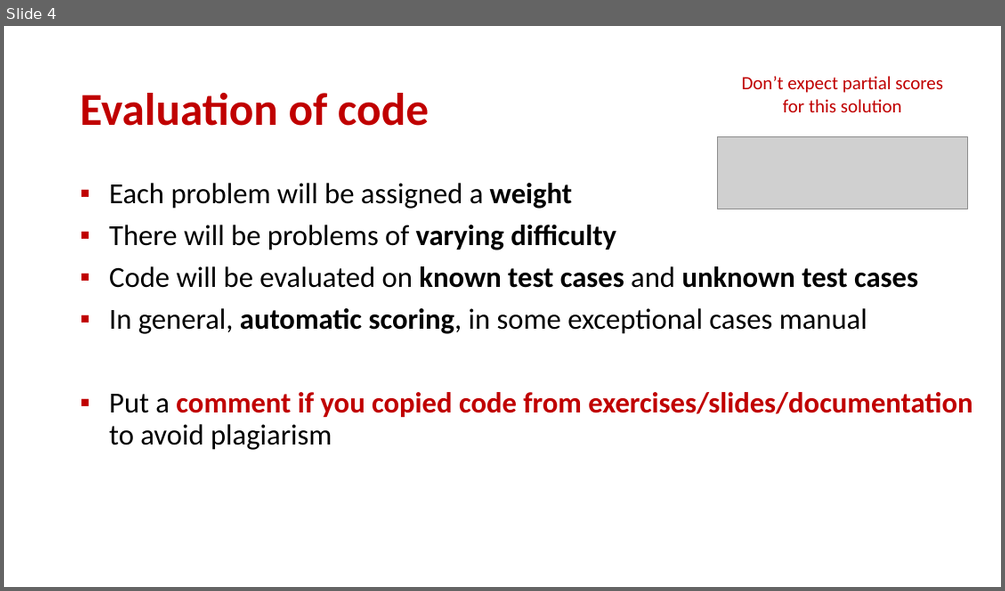
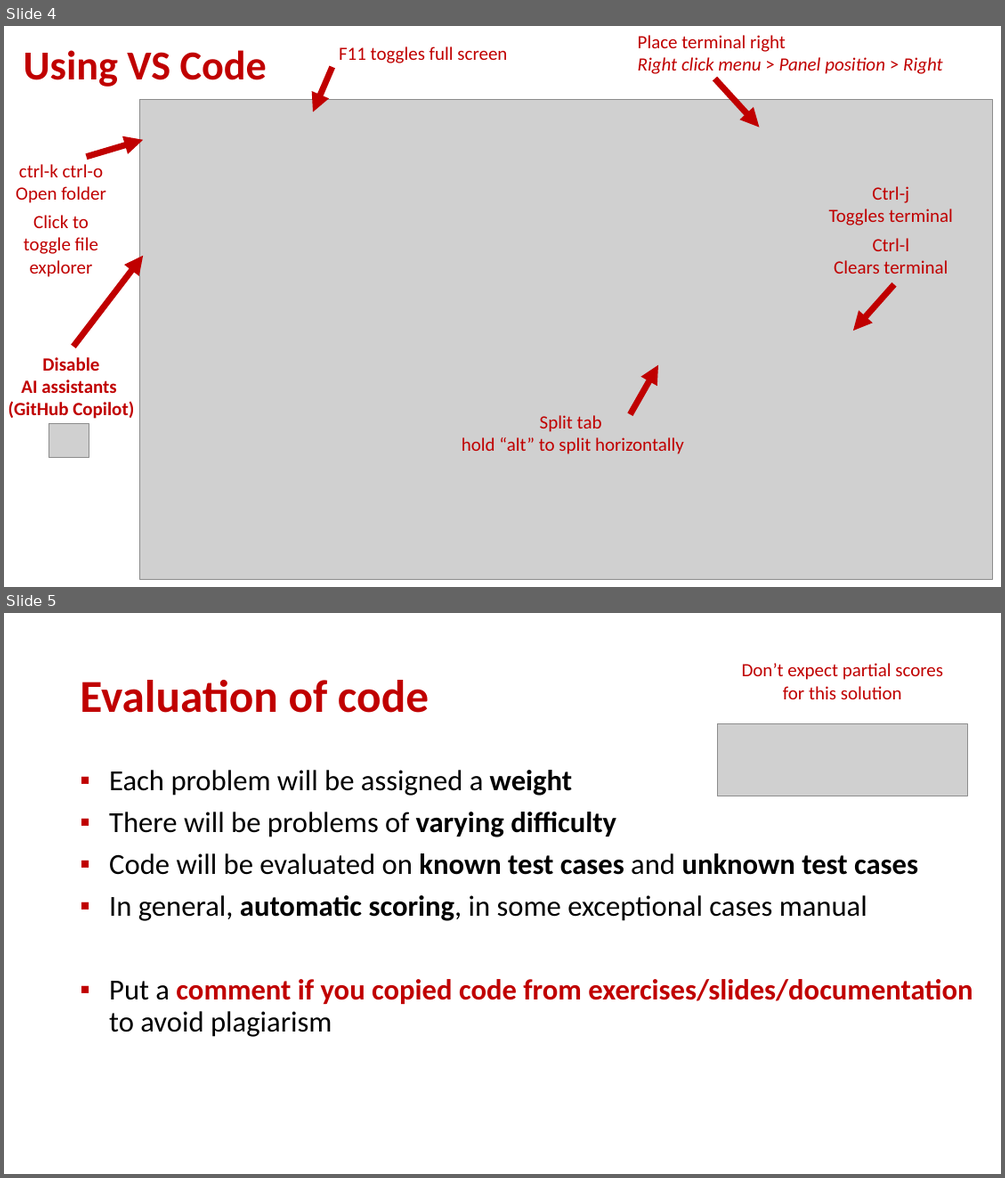
Before and after one commit to gsbrodal/gsbrodal.github.io, a slide deck: ipsa/slides/exam.pptx. Shown one above the other, each under a label of ours: slide 4 before the commit, slides 4 and 5 after it. The pictures are 1005x591 and 1005x1178 pixels, drawn with LibreOffice and Linux fonts; fonts in the diff are those of the drawing; grey boxes stand for pictures. Boxes give left, top, right and bottom in pixels: in the first picture for what was removed or moved away, otherwise in the second. Text is boxed around its words. In the diff, an @@ line names an element or a change of style, - is before the commit and + after.

```diff
--- a/ipsa/slides/exam.pptx
+++ b/ipsa/slides/exam.pptx
@@ slide 4 added at <box>4,26,1001,587</box>, background #FFFFFF @@
@@ title added at <box>24,50,267,87</box>, 39.6 pt, text #C00000, bold @@
+Using VS Code
@@ text added at <box>339,46,507,63</box>, 18 pt, text #C00000 @@
+F11 toggles full screen
@@ text added at <box>638,35,943,74</box>, 18 pt, text #C00000, italic @@
+Place terminal right
+Right click menu > Panel position > Right
@@ arrow added from (332, 67) to (313, 112), #C00000 6 pt @@
@@ arrow added from (715, 79) to (760, 127), #C00000 6 pt @@
@@ picture added at <box>140,99,993,579</box> @@
@@ arrow added from (86, 157) to (143, 140), #C00000 6 pt @@
@@ text added at <box>16,164,106,277</box>, 18 pt, text #C00000 @@
+ctrl-k ctrl-o
+Open folder
+Click to toggle file explorer
@@ text added at <box>829,186,953,273</box>, 18 pt, text #C00000 @@
+Ctrl-j
+Toggles terminal
+Ctrl-l
+Clears terminal
@@ arrow added from (73, 346) to (143, 256), #C00000 6 pt @@
@@ arrow added from (894, 285) to (853, 330), #C00000 6 pt @@
@@ text added at <box>8,357,134,418</box>, 18 pt, text #C00000, bold @@
+Disable
+AI assistants
+(GitHub Copilot)
@@ arrow added from (630, 414) to (658, 365), #C00000 6 pt @@
@@ picture added at <box>48,424,89,457</box> @@
@@ text added at <box>461,415,684,454</box>, 18 pt, text #C00000 @@
+Split tab
+hold “alt” to split horizontally
@@ what was slide 4 is now slide 5 @@
```
Also in this commit, not shown: 1 slide changed, 5 other files.
